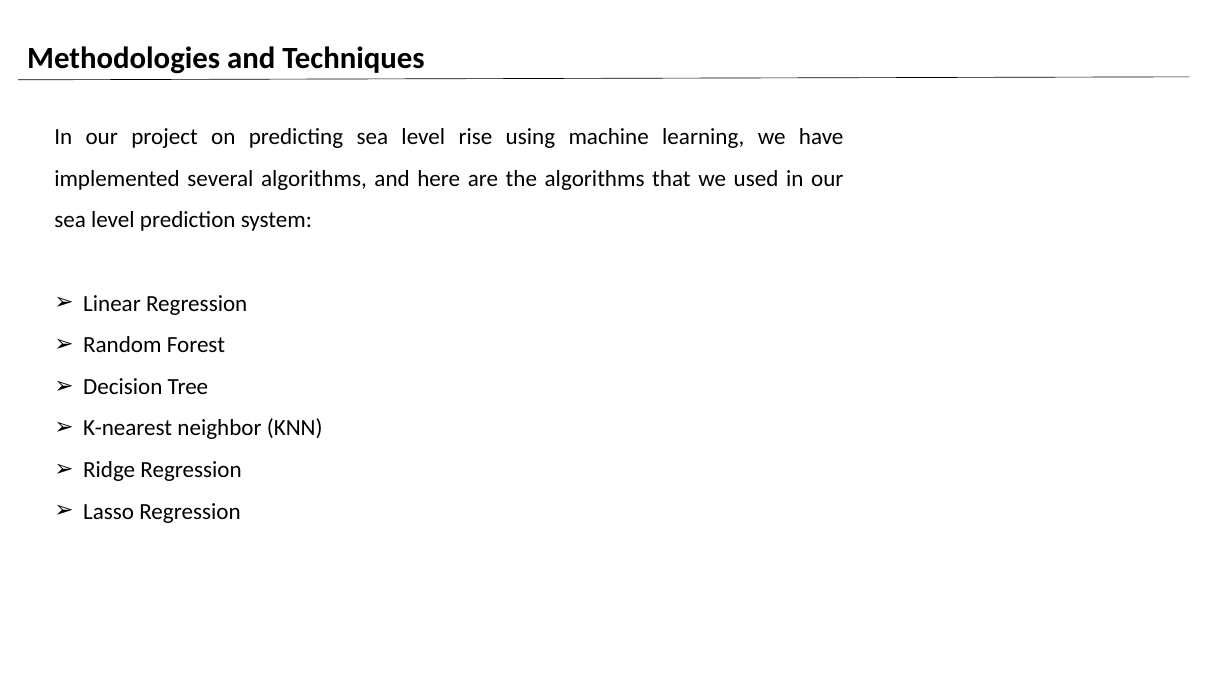
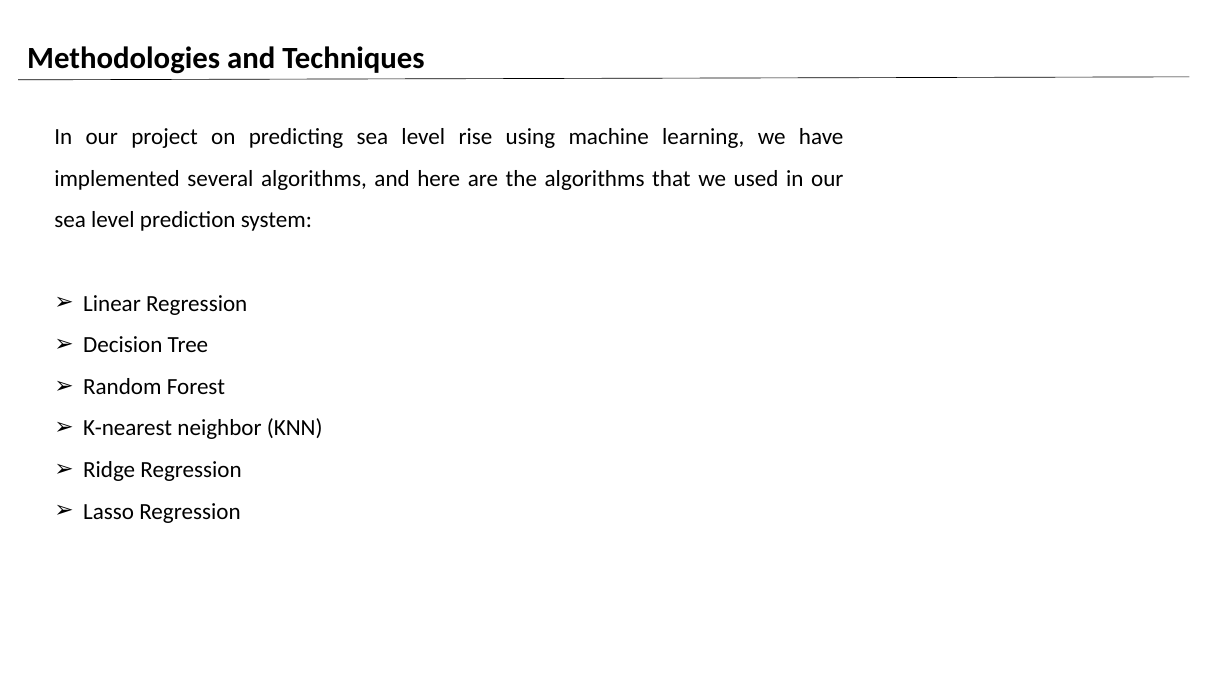
Before and after one commit to Omar0Khaled152001/Sea-Level-Prediction-Sytstem, a slide deck: slide 27 of Sea Level Rise PP.pptx (slide 26 before the commit). Drawn at 1232x693 pixels with LibreOffice and Linux fonts; fonts in the diff are those of the drawing; background and template pictures are left out. Boxes give left, top, right and bottom in pixels: in the first picture for what was removed or moved away, otherwise in the second. Text is boxed around its words. In the diff, an @@ line names an element or a change of style, - is before the commit and + after.

```diff
--- a/Sea Level Rise PP.pptx
+++ b/Sea Level Rise PP.pptx
@@ text at (x1=83, y1=336, x2=209, y2=352): paragraph added @@
+➢ Decision Tree
@@ text at (x1=83, y1=378, x2=209, y2=394): paragraph removed @@
-➢ Decision Tree
```
Also in this commit, not shown: 11 other slides changed, 3 slides added, 1 slide removed, 1 other file.
